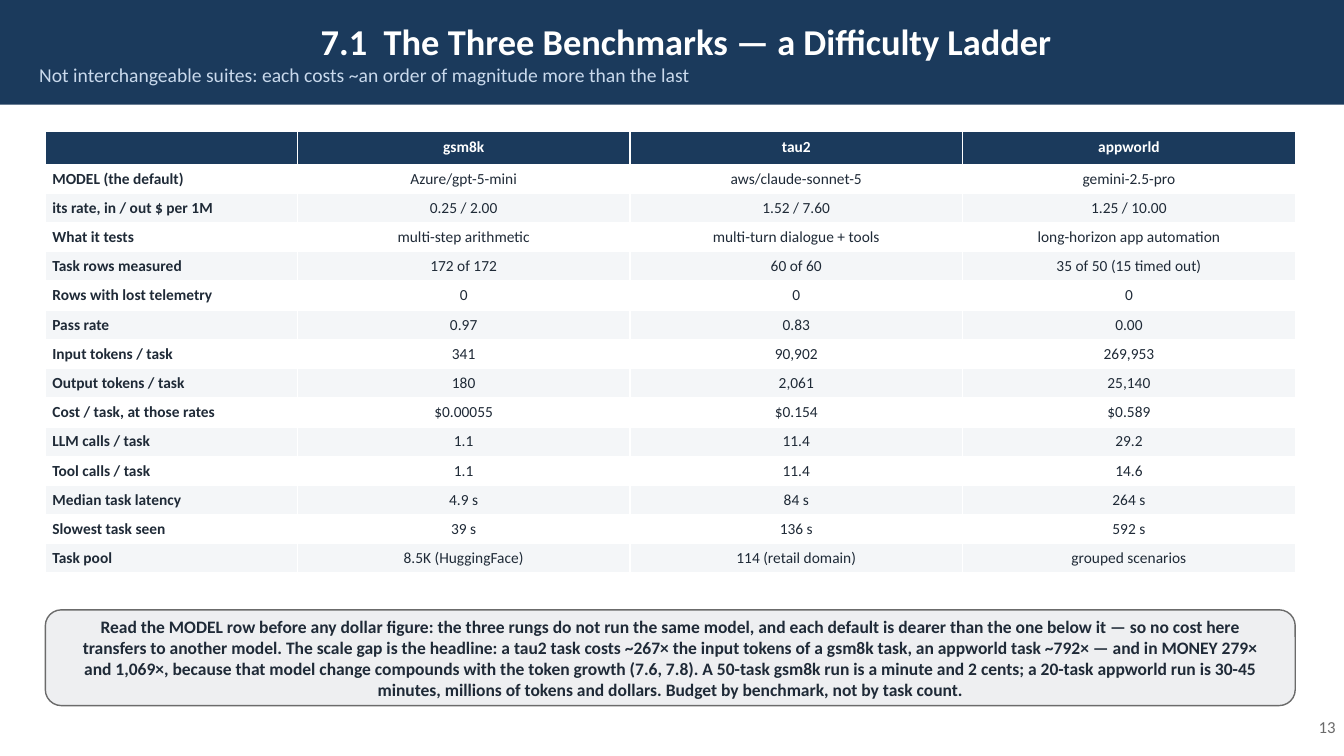
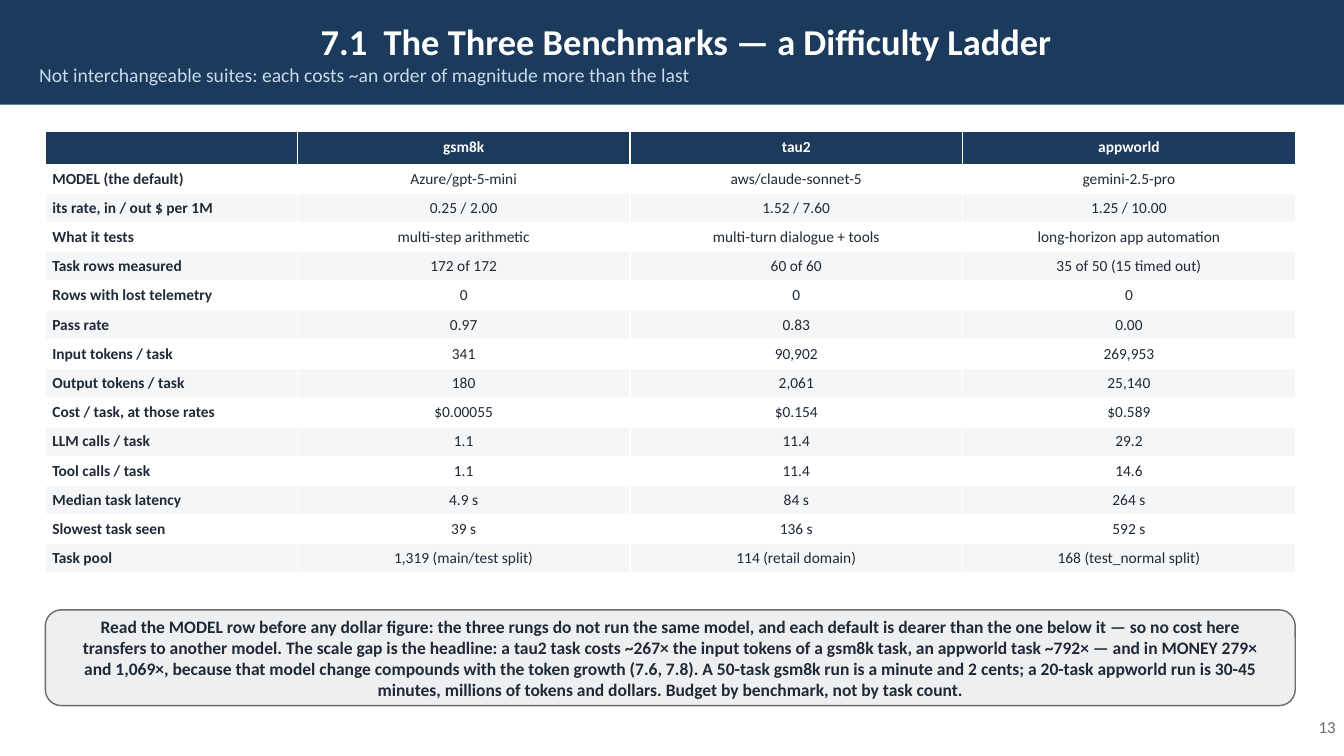
Before and after one commit to rossoctl/autobench, a slide deck: slide 13 of docs/AutoBench.pptx. Drawn at 1344x756 pixels with LibreOffice and Linux fonts; fonts in the diff are those of the drawing. Boxes give left, top, right and bottom in pixels: in the first picture for what was removed or moved away, otherwise in the second. Text is boxed around its words. In the diff, an @@ line names an element or a change of style, - is before the commit and + after.

```diff
--- a/docs/AutoBench.pptx
+++ b/docs/AutoBench.pptx
@@ table at [45, 131, 1296, 570] @@
-row 15, column 2: 8.5K (HuggingFace)
+row 15, column 2: 1,319 (main/test split)
-row 15, column 4: grouped scenarios
+row 15, column 4: 168 (test_normal split)
```
Also in this commit, not shown: 2 other slides changed, 6 other files.
